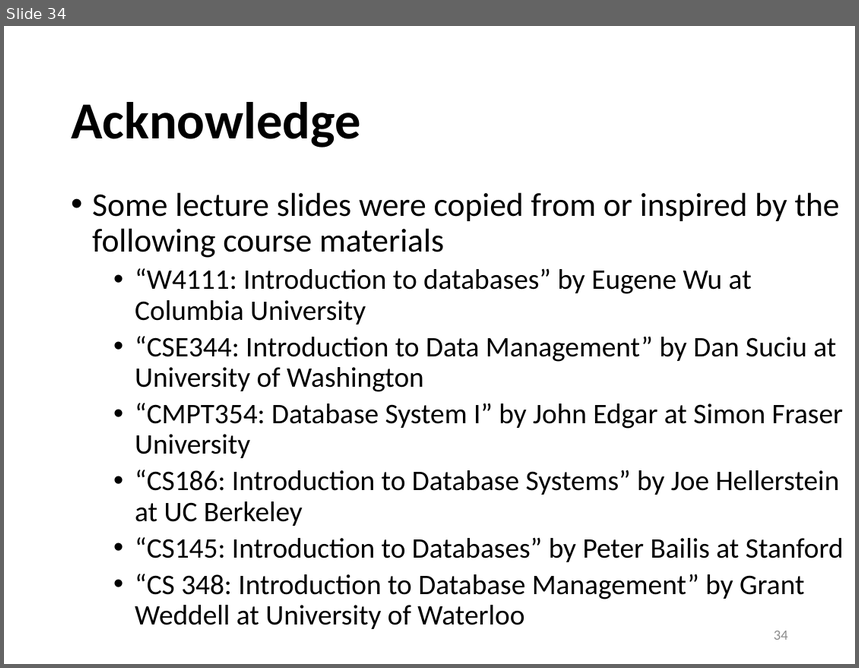
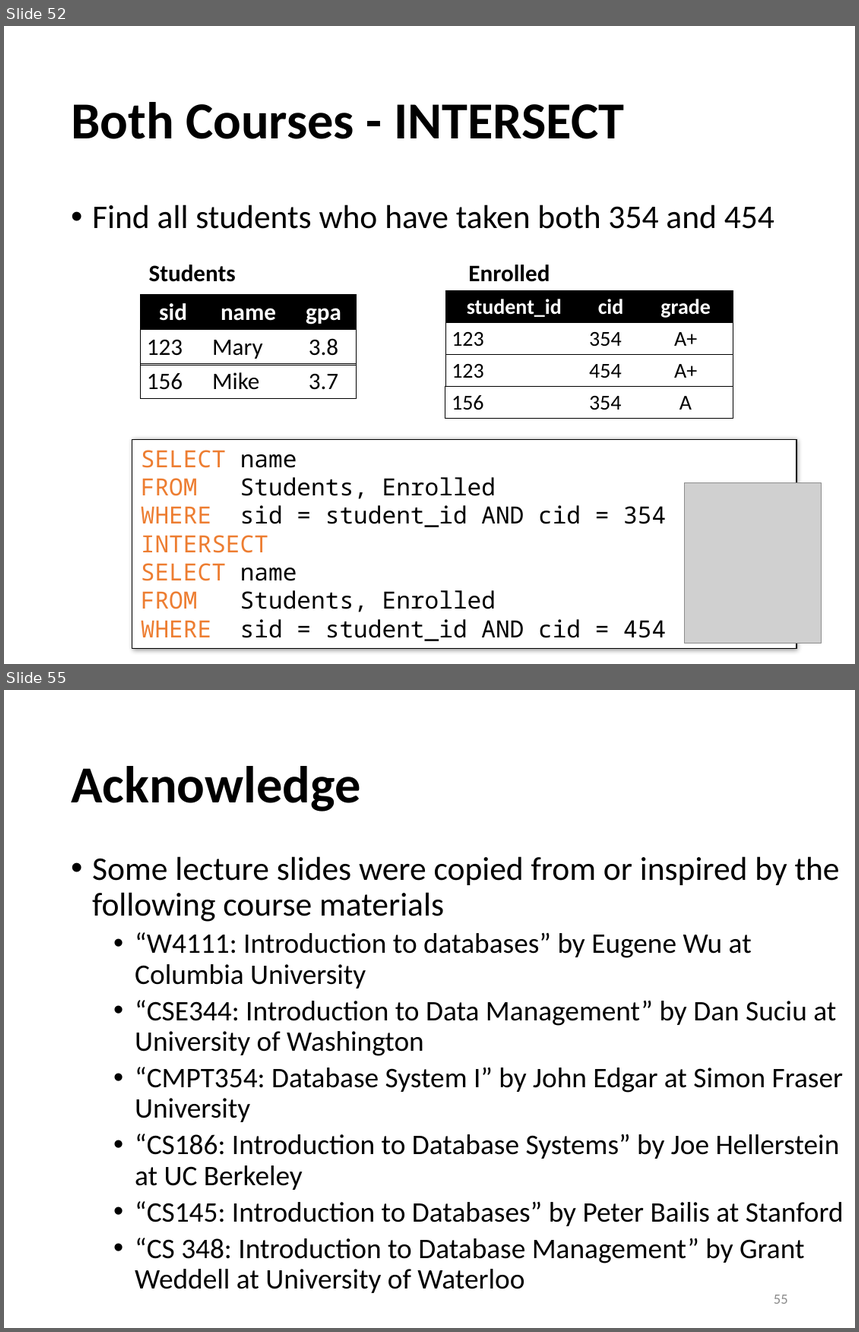
Before and after one commit to sfu-db/cmpt354, a slide deck: Lectures/lec3-sql-basics.pptx. Shown one above the other, each under a label of ours: slide 34 before the commit, slides 52 and 55 after it; the slides between them are not shown. The pictures are 859x668 and 859x1332 pixels, drawn with LibreOffice and Linux fonts; fonts in the diff are those of the drawing; grey boxes stand for pictures. Boxes give left, top, right and bottom in pixels: in the first picture for what was removed or moved away, otherwise in the second. Text is boxed around its words. In the diff, an @@ line names an element or a change of style, - is before the commit and + after.

```diff
--- a/Lectures/lec3-sql-basics.pptx
+++ b/Lectures/lec3-sql-basics.pptx
@@ slide 52 added at (4,26,855,664), background #FFFFFF @@
@@ title added at (71,102,625,139), 44 pt, text #000000, bold @@
+Both Courses - INTERSECT
@@ text added at (92,205,775,229), 28 pt, text #000000 @@
+• Find all students who have taken both 354 and 454
@@ text added at (149,265,236,282), 20 pt, text #000000, bold @@
+Students
@@ text added at (468,265,550,282), 20 pt, text #000000, bold @@
+Enrolled
@@ table added at (140,294,357,364), 2 rows, 3 columns @@
+sid | name | gpa
+123 | Mary | 3.8
@@ table added at (446,290,734,386), 3 rows, 3 columns @@
+student_id | cid | grade
+123 | 354 | A+
+123 | 454 | A+
@@ table added at (140,364,357,399), 1 rows, 3 columns @@
+156 | Mike | 3.7
@@ table added at (446,387,734,419), 1 rows, 3 columns @@
+156 | 354 | A
@@ rectangle added at (132,439,797,649), fill #FFFFFF, outline #000000 0.75 pt, 20 pt, text #000000 @@
+SELECT name
+FROM Students, Enrolled
+WHERE sid = student_id AND cid = 354
+INTERSECT
+SELECT name
+FROM Students, Enrolled
+WHERE sid = student_id AND cid = 454
@@ picture added at (684,483,821,644) @@
@@ page number added at (774,643,788,645), 12 pt, text #8C8C8C @@
+52
@@ what was slide 34 is now slide 55 @@
@@ page number at (774,1295,788,1304): text changed @@
-34
+55
```
Also in this commit, not shown: 20 other slides added, 1 other file.
